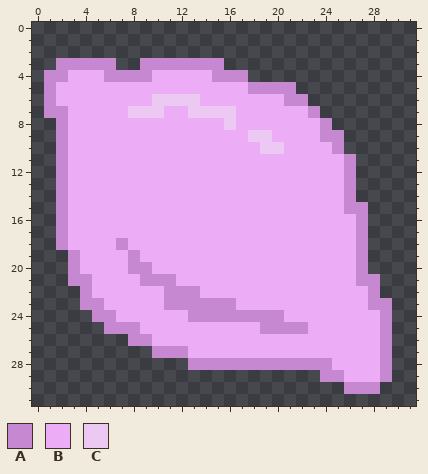
Pixel-art sprite: assets/img/PinkSong.png. The first picture shows the starting point.
The file is 128x128 pixels, drawn in blocks of 4x4; one block is one cell here.
Palette (. is transparent): A #c688d0  B #ecadf6  C #ecc9f2
New version:
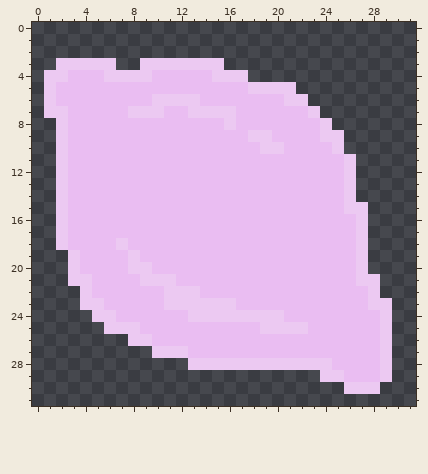
Changes in this commit:
colour B: #ecadf6 -> #eabdf2
y 3: x 2..6 AAAAA -> CCCCC; x 9..15 AAAAAAA -> CCCCCCC
y 4: x 1..2 AA -> CC; x 6..9 AAAA -> CCCC; x 15..17 AAA -> CCC
y 5: x 1 A -> C; x 18..21 AAAA -> CCCC
y 6: x 1 A -> C; x 21..22 AA -> CC
y 7: x 1..2 AA -> CC; x 23 A -> C
y 8: x 2 A -> C; x 24 A -> C
y 9: x 2 A -> C; x 24..25 AA -> CC
y 10: x 2 A -> C; x 25 A -> C
y 11..14: x 2 A -> C; x 26 A -> C
y 15: x 2 A -> C; x 26..27 AA -> CC
y 16..17: x 2 A -> C; x 27 A -> C
y 18: x 2 A -> C; x 7 A -> C; x 27 A -> C
y 19: x 3 A -> C; x 8 A -> C; x 27 A -> C
y 20: x 3 A -> C; x 8..9 AA -> CC; x 27 A -> C
y 21: x 3..4 AA -> CC; x 9..11 AAA -> CCC; x 27..28 AA -> CC
y 22: x 4 A -> C; x 11..13 AAA -> CCC; x 28 A -> C
y 23: x 4..5 AA -> CC; x 11..16 AAAAAA -> CCCCCC; x 28..29 AA -> CC
y 24: x 5..6 AA -> CC; x 13..20 AAAAAAAA -> CCCCCCCC; x 29 A -> C
y 25: x 6..8 AAA -> CCC; x 19..22 AAAA -> CCCC; x 29 A -> C
y 26: x 8..9 AA -> CC; x 29 A -> C
y 27: x 10..12 AAA -> CCC; x 29 A -> C
y 28: x 13..24 AAAAAAAAAAAA -> CCCCCCCCCCCC; x 29 A -> C
y 29: x 24..25 AA -> CC; x 29 A -> C
y 30: x 26..28 AAA -> CCC
